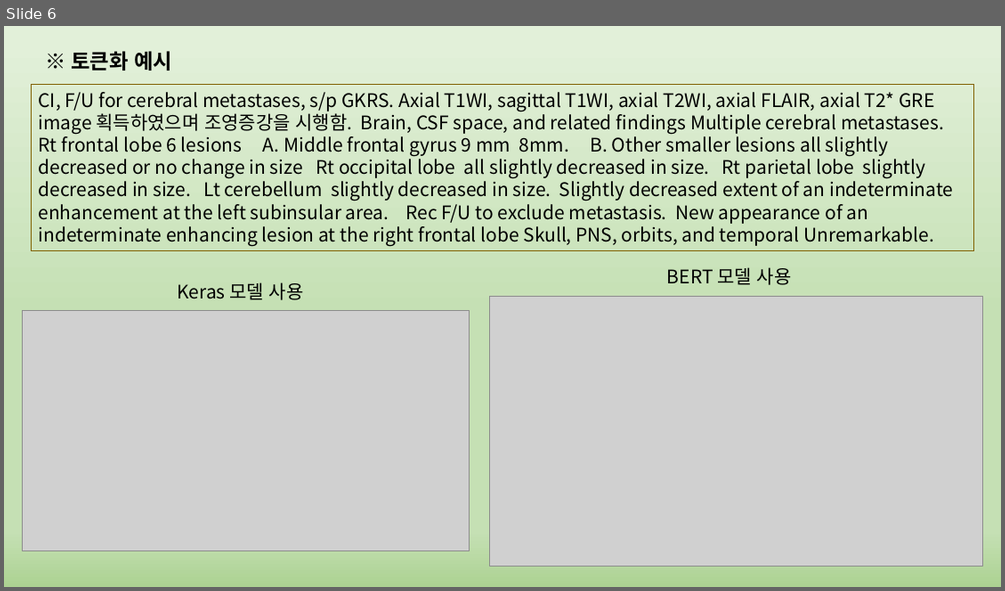
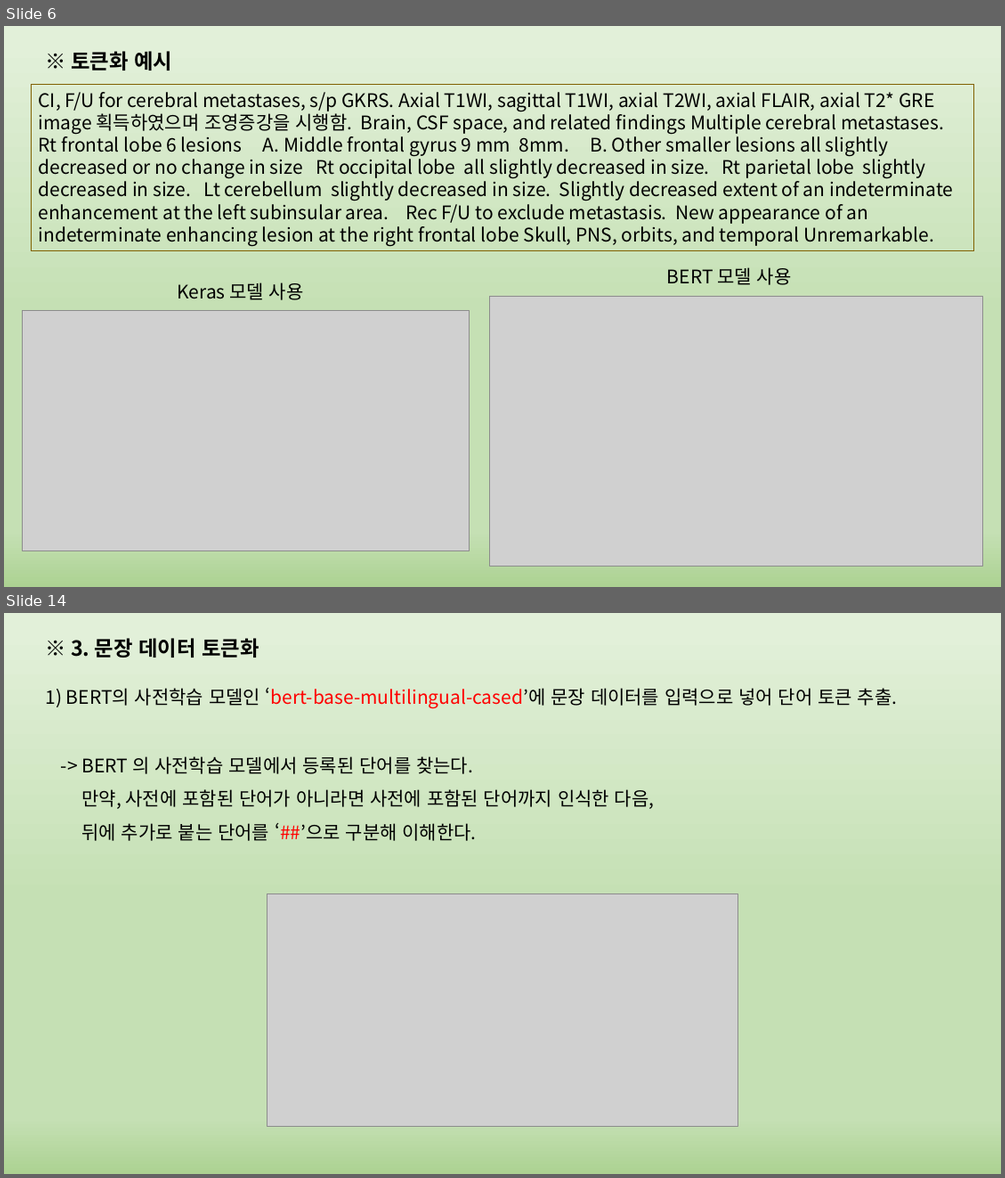
Before and after one commit to phantom0119/K-ium, a slide deck: 정리.pptx. Shown one above the other, each under a label of ours: slide 6 before the commit, slides 6 and 14 after it; the slides between them are not shown. The pictures are 1005x591 and 1005x1178 pixels, drawn with LibreOffice and Linux fonts; fonts in the diff are those of the drawing; grey boxes stand for pictures. Boxes give left, top, right and bottom in pixels: in the first picture for what was removed or moved away, otherwise in the second. Text is boxed around its words. In the diff, an @@ line names an element or a change of style, - is before the commit and + after.

Commit message:
2차 종료 후 업데이트 (ppt 정리)

```diff
--- a/정리.pptx
+++ b/정리.pptx
@@ slide 14 added at bbox=[4, 613, 1001, 1174], background gradient #E2F0D9 to #C5E0B4 to #ACD292 @@
@@ text added at bbox=[71, 638, 259, 657], 20 pt, text #000000, bold @@
+※ 3. 문장 데이터 토큰화
@@ text added at bbox=[46, 688, 898, 708], 18 pt, text #000000 @@
+1) BERT의 사전학습 모델인 ‘bert-base-multilingual-cased’에 문장 데이터를 입력으로 넣어 단어 토큰 추출.
@@ text added at bbox=[81, 756, 654, 841], 18 pt, text #000000 @@
+-> BERT 의 사전학습 모델에서 등록된 단어를 찾는다.
+만약, 사전에 포함된 단어가 아니라면 사전에 포함된 단어까지 인식한 다음,
+뒤에 추가로 붙는 단어를 ‘##’으로 구분해 이해한다.
@@ picture added at bbox=[267, 893, 737, 1126] @@
```
Also in this commit, not shown: 12 other slides added, 7 other files.
